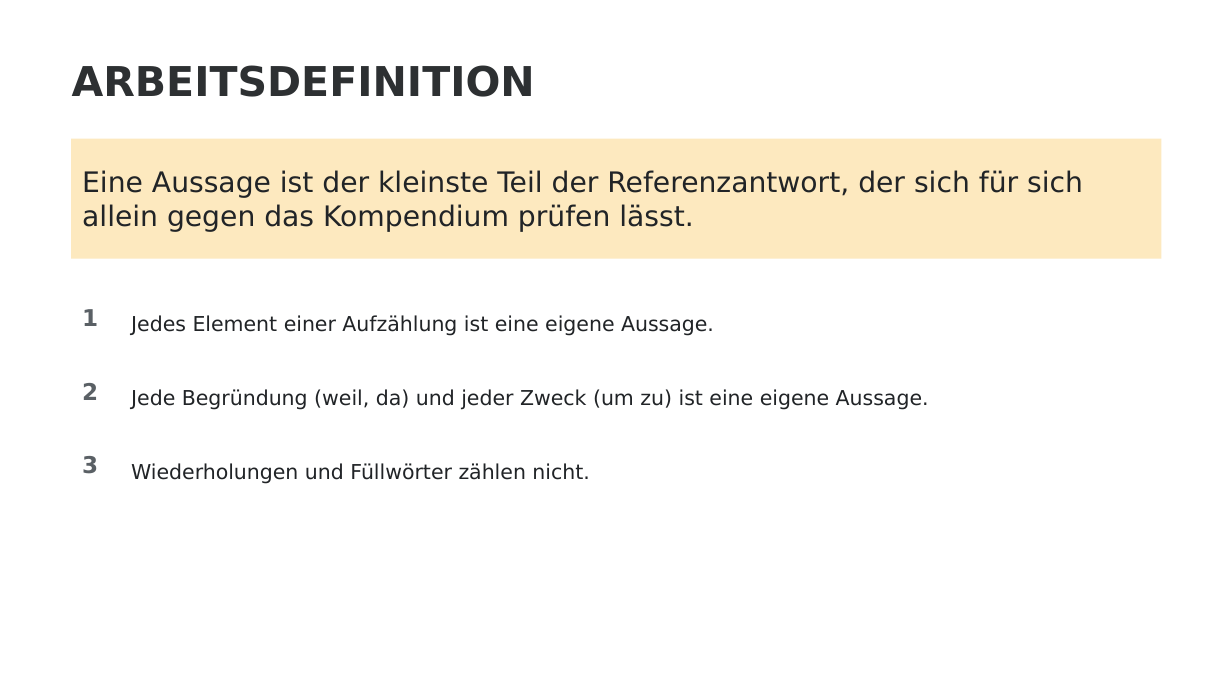
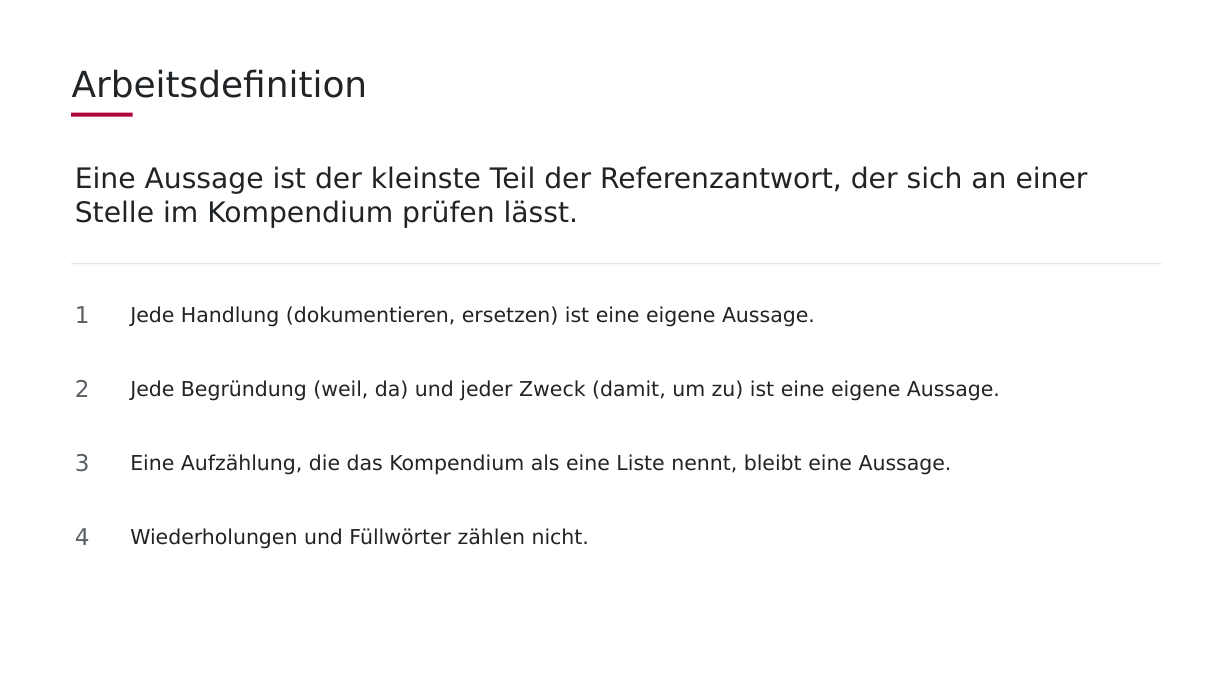
Before and after one commit to aihpi/workshop-rag, a slide deck: slide 3 of slides/src/rag_iii_claims_german.pptx. Drawn at 1232x693 pixels with LibreOffice and Linux fonts; fonts in the diff are those of the drawing; background and template pictures are left out. Boxes give left, top, right and bottom in pixels: in the first picture for what was removed or moved away, otherwise in the second. Text is boxed around its words. In the diff, an @@ line names an element or a change of style, - is before the commit and + after.

```diff
--- a/slides/src/rag_iii_claims_german.pptx
+++ b/slides/src/rag_iii_claims_german.pptx
@@ title at bbox=[72, 69, 368, 98]: text changed; size 32 to 28 pt; text colour #2D3032 to #212427; bold off @@
-ARBEITSDEFINITION
+Arbeitsdefinition
@@ rectangle added at bbox=[71, 113, 133, 116], fill #B1063A @@
@@ text "Eine Aussage ist der kleinste ...": place and size @@
-text "Eine Aussage ist der kleinste ..." at bbox=[71, 139, 1162, 259]
+text "Eine Aussage ist der kleinste ..." at bbox=[75, 166, 1088, 228]
@@ text "Eine Aussage ist der kleinste ..." at bbox=[75, 166, 1088, 228]: fill #FDE9BF to none @@
@@ text at bbox=[75, 166, 1088, 228]: text changed @@
-Eine Aussage ist der kleinste Teil der Referenzantwort, der sich für sich allein gegen das Kompendium prüfen lässt.
+Eine Aussage ist der kleinste Teil der Referenzantwort, der sich an einer Stelle im Kompendium prüfen lässt.
@@ rectangle added at bbox=[71, 263, 1162, 264], fill #D6D7D8 @@
@@ text "1": place and size @@
-text "1" at bbox=[82, 309, 98, 326]
+text "1" at bbox=[75, 306, 90, 323]
@@ text at bbox=[130, 306, 815, 327]: text changed @@
-Jedes Element einer Aufzählung ist eine eigene Aussage.
+Jede Handlung (dokumentieren, ersetzen) ist eine eigene Aussage.
@@ bold off; vertical alignment top to middle in 3 elements at bbox=[75, 306, 90, 323], bbox=[75, 454, 90, 472], bbox=[75, 380, 90, 397] @@
@@ text "2": place and size @@
-text "2" at bbox=[82, 383, 98, 400]
+text "2" at bbox=[75, 380, 90, 397]
@@ text at bbox=[130, 380, 1000, 401]: text changed @@
-Jede Begründung (weil, da) und jeder Zweck (um zu) ist eine eigene Aussage.
+Jede Begründung (weil, da) und jeder Zweck (damit, um zu) ist eine eigene Aussage.
@@ text "3": place and size @@
-text "3" at bbox=[82, 456, 98, 474]
+text "3" at bbox=[75, 454, 90, 472]
@@ text added at bbox=[130, 454, 952, 475], 16 pt, text #212427 @@
+Eine Aufzählung, die das Kompendium als eine Liste nennt, bleibt eine Aussage.
@@ text "Wiederholungen und Füllwörter zählen nicht.": place and size @@
-text "Wiederholungen und Füllwörter zählen nicht." at bbox=[131, 463, 589, 484]
+text "Wiederholungen und Füllwörter zählen nicht." at bbox=[130, 528, 589, 549]
@@ text added at bbox=[75, 528, 90, 545], 18 pt, text #5A6065 @@
+4
```
Also in this commit, not shown: 2 other slides changed, 5 slides added, 5 slides removed, 8 other files.
